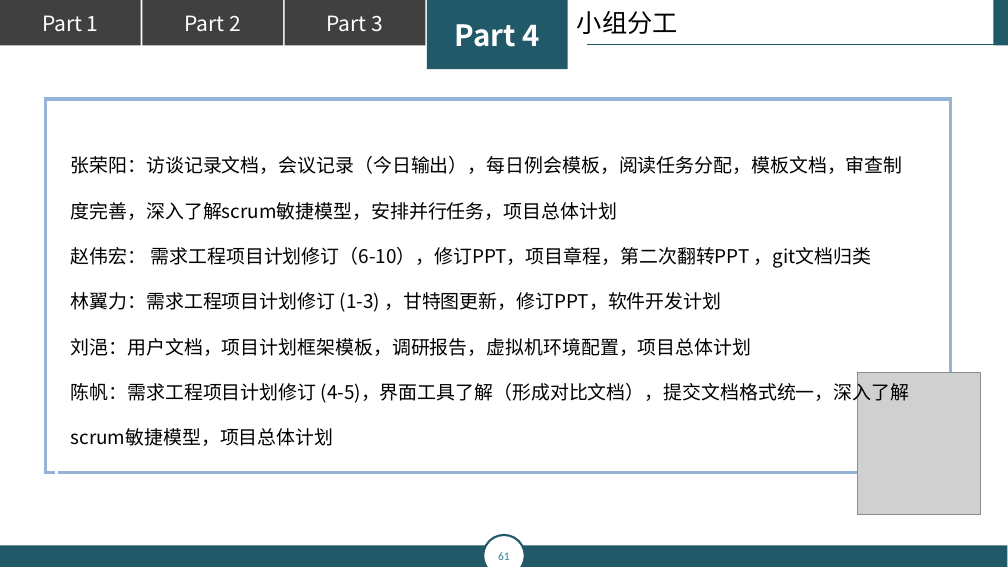
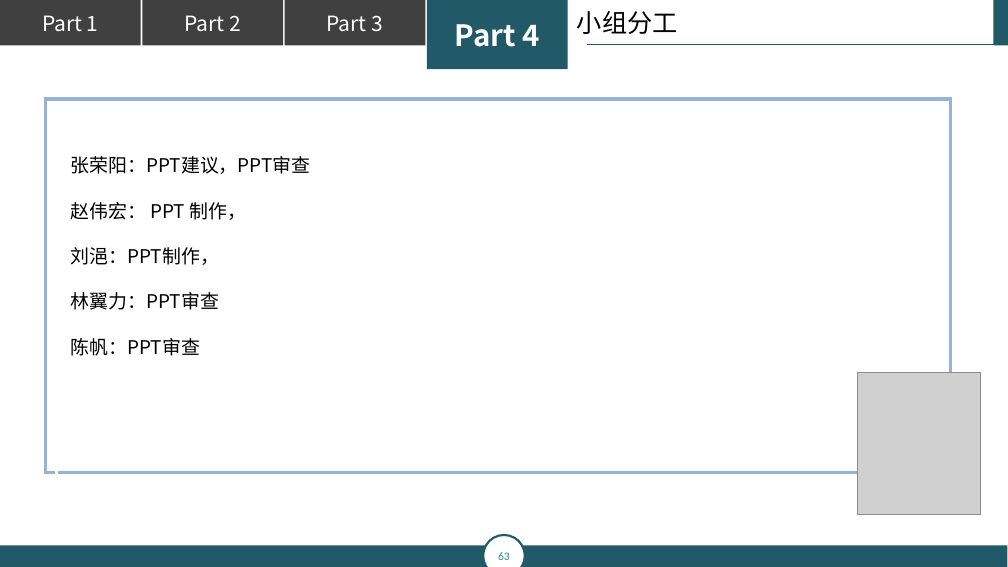
Before and after one commit to popopoi/PRD2018-G07, a slide deck: slide 63 of 翻转课堂PPT/PRD2018-G07-第五周翻转课堂PPT.pptx (slide 61 before the commit). Drawn at 1008x567 pixels with LibreOffice and Linux fonts; fonts in the diff are those of the drawing; grey boxes stand for pictures. Boxes give left, top, right and bottom in pixels: in the first picture for what was removed or moved away, otherwise in the second. Text is boxed around its words. In the diff, an @@ line names an element or a change of style, - is before the commit and + after.

Commit message:
修订 《PRD2018-G07-第五周翻转课堂PPT》[修订的内容：小组分工修改，增加软件对比表格]

```diff
--- a/翻转课堂PPT/PRD2018-G07-第五周翻转课堂PPT.pptx
+++ b/翻转课堂PPT/PRD2018-G07-第五周翻转课堂PPT.pptx
@@ text at bbox=[71, 156, 311, 356]: text changed @@
-张荣阳：访谈记录文档，会议记录（今日输出），每日例会模板，阅读任务分配，模板文档，审查制度完善，深入了解scrum敏捷模型，安排并行任务，项目总体计划
-赵伟宏： 需求工程项目计划修订（6-10），修订PPT，项目章程，第二次翻转PPT ，git文档归类
-林翼力：需求工程项目计划修订 (1-3) ，甘特图更新，修订PPT，软件开发计划
-刘浥：用户文档，项目计划框架模板，调研报告，虚拟机环境配置，项目总体计划
-陈帆：需求工程项目计划修订 (4-5)，界面工具了解（形成对比文档），提交文档格式统一，深入了解scrum敏捷模型，项目总体计划
+张荣阳：PPT建议，PPT审查
+赵伟宏： PPT 制作，
+刘浥：PPT制作，
+林翼力：PPT审查
+陈帆：PPT审查
@@ page number at bbox=[498, 552, 510, 560]: text changed @@
-61
+63
```
Also in this commit, not shown: 5 other slides changed, 2 slides added.
